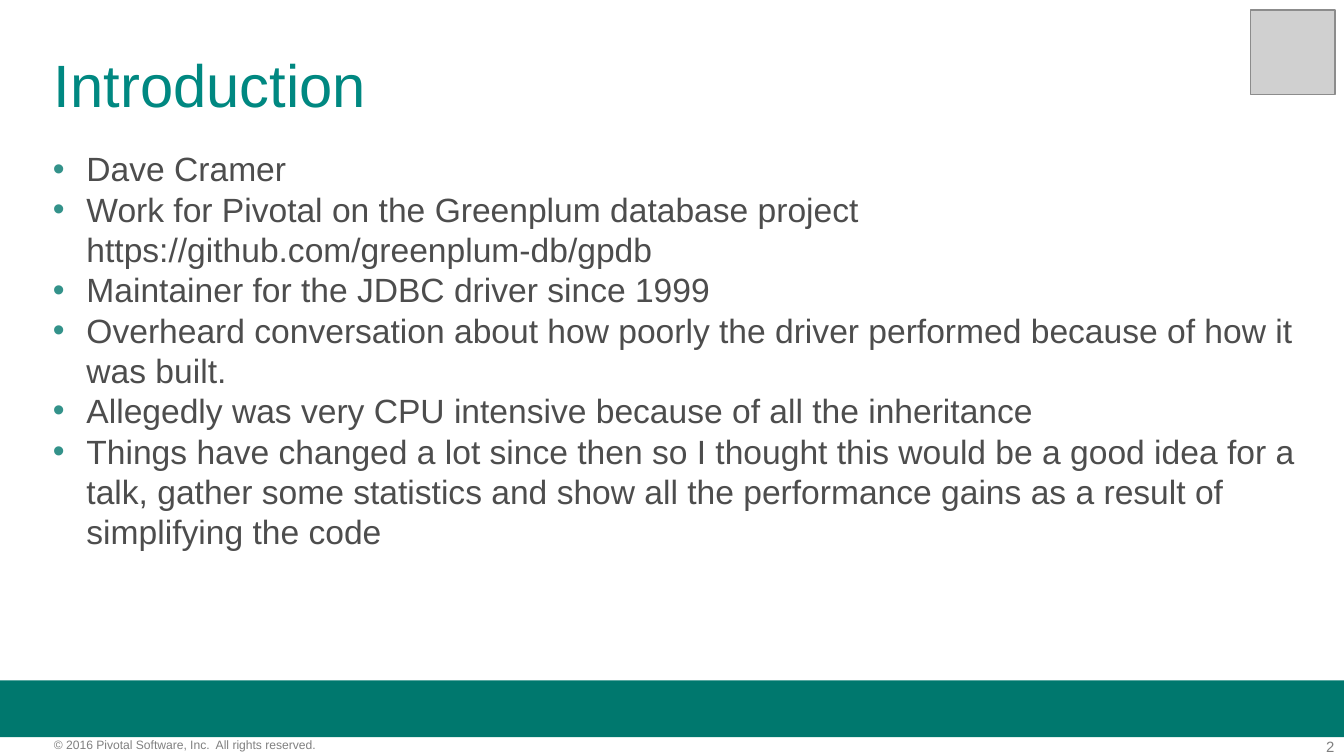
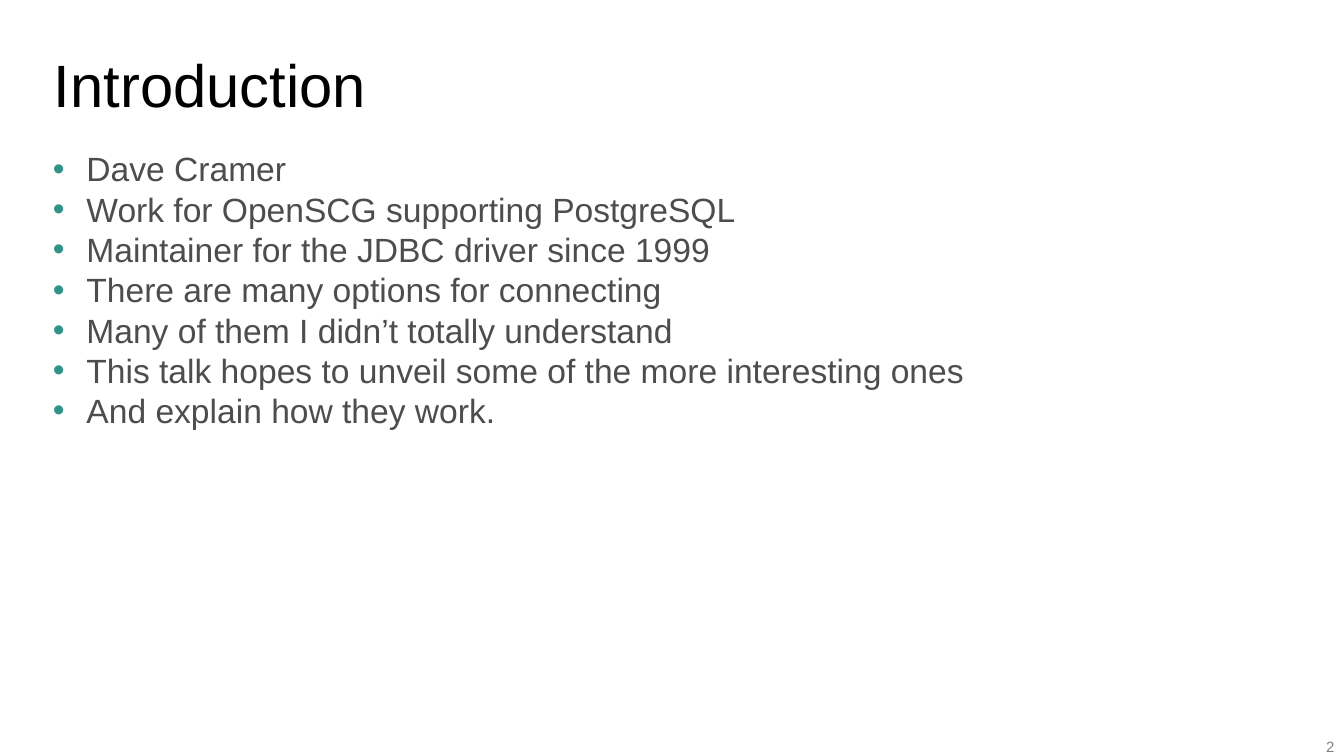
Before and after one commit to davecramer/presentations, a slide deck: slide 2 of JDBC Performance.pptx. Drawn at 1344x756 pixels with LibreOffice and Linux fonts; fonts in the diff are those of the drawing; grey boxes stand for pictures; background and template pictures are left out. Boxes give left, top, right and bottom in pixels: in the first picture for what was removed or moved away, otherwise in the second. Text is boxed around its words. In the diff, an @@ line names an element or a change of style, - is before the commit and + after.

```diff
--- a/JDBC Performance.pptx
+++ b/JDBC Performance.pptx
@@ picture removed at <box>1251,9,1336,94</box> @@
@@ text "Introduction" at <box>54,63,366,108</box>: text colour #008881 to #000000 @@
@@ text at <box>86,197,735,228</box>: text changed @@
-• Work for Pivotal on the Greenplum database project https://github.com/greenplum-db/gpdb
+• Work for OpenSCG supporting PostgreSQL
@@ text at <box>86,277,964,429</box>: text changed @@
-• Overheard conversation about how poorly the driver performed because of how it was built.
-• Allegedly was very CPU intensive because of all the inheritance
-• Things have changed a lot since then so I thought this would be a good idea for a talk, gather some statistics and show all the performance gains as a result of simplifying the code
+• There are many options for connecting
+• Many of them I didn’t totally understand
+• This talk hopes to unveil some of the more interesting ones
+• And explain how they work.
@@ rectangle removed at <box>0,680,1344,737</box> @@
@@ text removed at <box>66,740,315,752</box> @@
-© 2016 Pivotal Software, Inc. All rights reserved.
```
Also in this commit, not shown: 32 other slides changed, 21 slides added, 19 slides removed, 3 other files.
